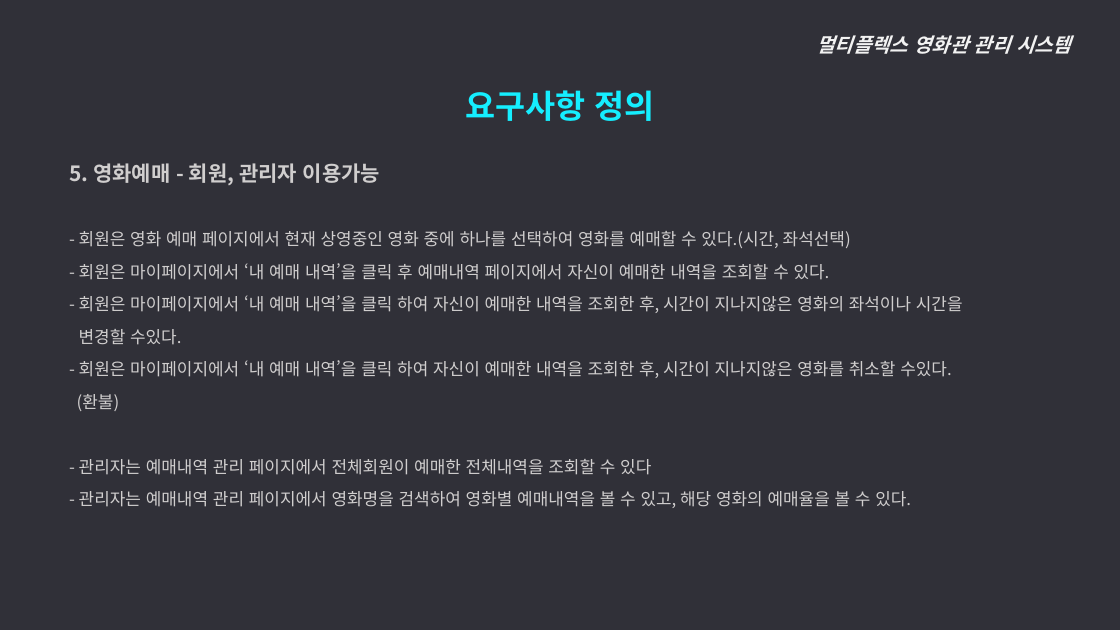
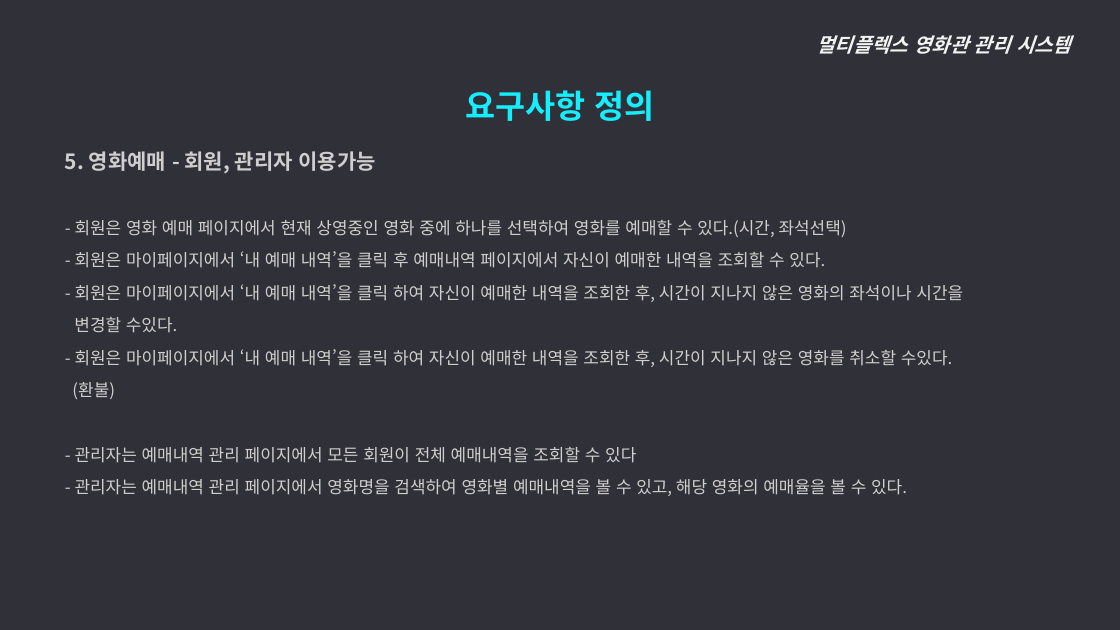
Before and after one commit to ywc-412/MultiplexTeamProject, a slide deck: slide 13 of 2조 시스템개요, 요구사항 정의.pptx. Drawn at 1120x630 pixels with LibreOffice and Linux fonts; fonts in the diff are those of the drawing. Boxes give left, top, right and bottom in pixels: in the first picture for what was removed or moved away, otherwise in the second. Text is boxed around its words. In the diff, an @@ line names an element or a change of style, - is before the commit and + after.

```diff
--- a/2조 시스템개요, 요구사항 정의.pptx
+++ b/2조 시스템개요, 요구사항 정의.pptx
@@ text "5. 영화예매 - 회원, 관리자 ...": place and size @@
-text "5. 영화예매 - 회원, 관리자 ..." at [69,163,963,508]
+text "5. 영화예매 - 회원, 관리자 ..." at [65,151,963,496]
@@ text at [75,284,963,302]: spaces changed @@
-  - 회원은 마이페이지에서 ‘내 예매 내역’을 클릭 하여 자신이 예매한 내역을 조회한 후, 시간이 지나지않은 영화의 좌석이나 시간을
+  - 회원은 마이페이지에서 ‘내 예매 내역’을 클릭 하여 자신이 예매한 내역을 조회한 후, 시간이 지나지 않은 영화의 좌석이나 시간을
@@ text at [75,349,952,367]: spaces changed @@
-  - 회원은 마이페이지에서 ‘내 예매 내역’을 클릭 하여 자신이 예매한 내역을 조회한 후, 시간이 지나지않은 영화를 취소할 수있다.
+  - 회원은 마이페이지에서 ‘내 예매 내역’을 클릭 하여 자신이 예매한 내역을 조회한 후, 시간이 지나지 않은 영화를 취소할 수있다.
@@ text at [75,447,636,463]: text changed @@
-  - 관리자는 예매내역 관리 페이지에서 전체회원이 예매한 전체내역을 조회할 수 있다
+  - 관리자는 예매내역 관리 페이지에서 모든 회원이 전체 예매내역을 조회할 수 있다
```
Also in this commit, not shown: 7 other slides changed, 5 slides added.
